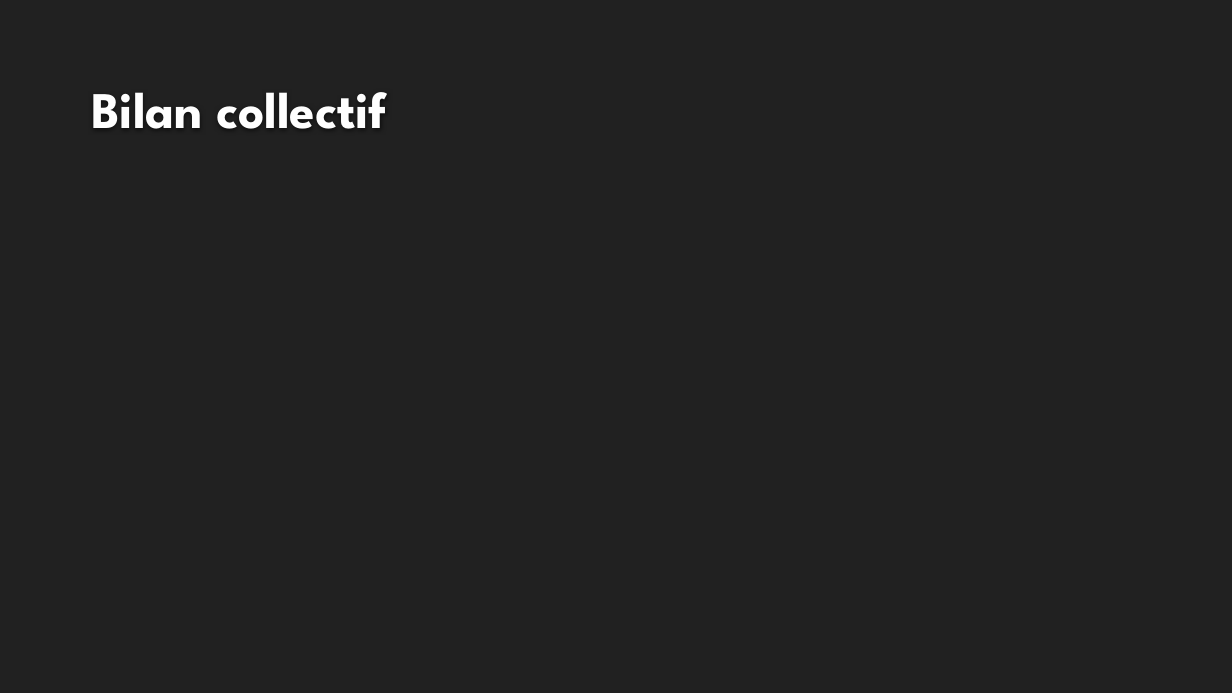
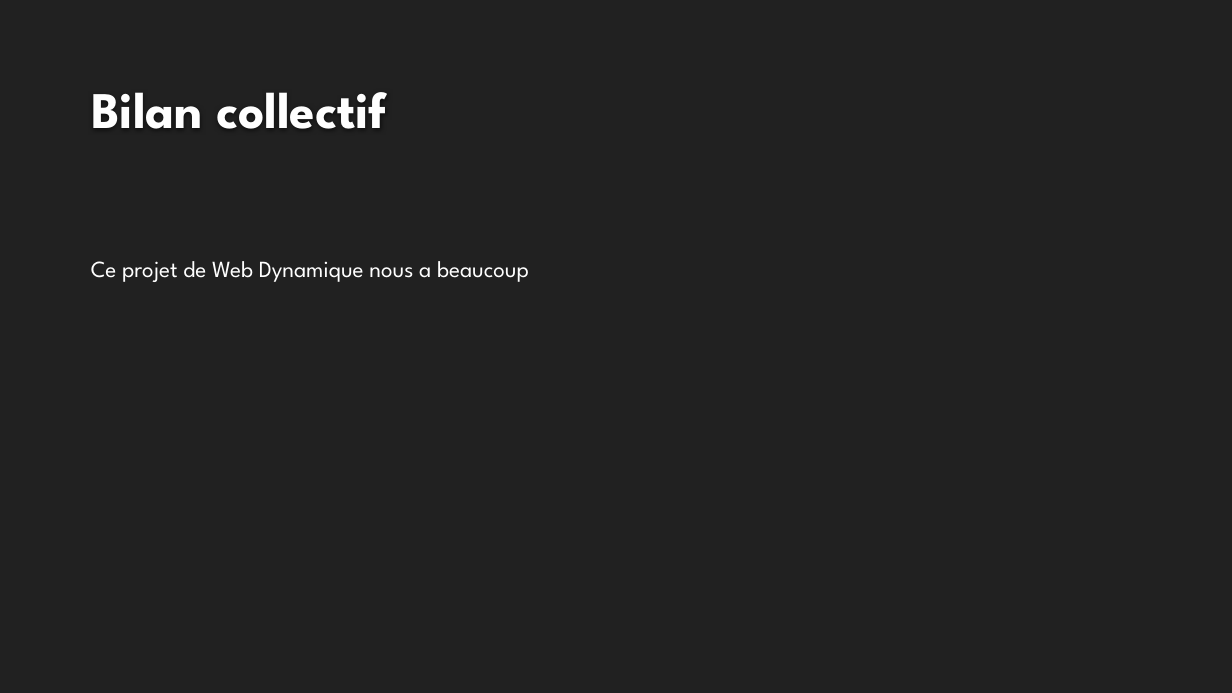
Before and after one commit to Whyrden/ECEAmazon, a slide deck: slide 10 of Présentation1.pptx (slide 9 before the commit). Drawn at 1232x693 pixels with LibreOffice and Linux fonts; fonts in the diff are those of the drawing; background and template pictures are left out. Boxes give left, top, right and bottom in pixels: in the first picture for what was removed or moved away, otherwise in the second. Text is boxed around its words. In the diff, an @@ line names an element or a change of style, - is before the commit and + after.

```diff
--- a/Présentation1.pptx
+++ b/Présentation1.pptx
@@ text added at bbox=[91, 261, 529, 282], 18 pt, text #FFFFFF @@
+Ce projet de Web Dynamique nous a beaucoup
```
Also in this commit, not shown: 2 other slides changed, 2 slides added, 1 slide removed, 7 other files.
